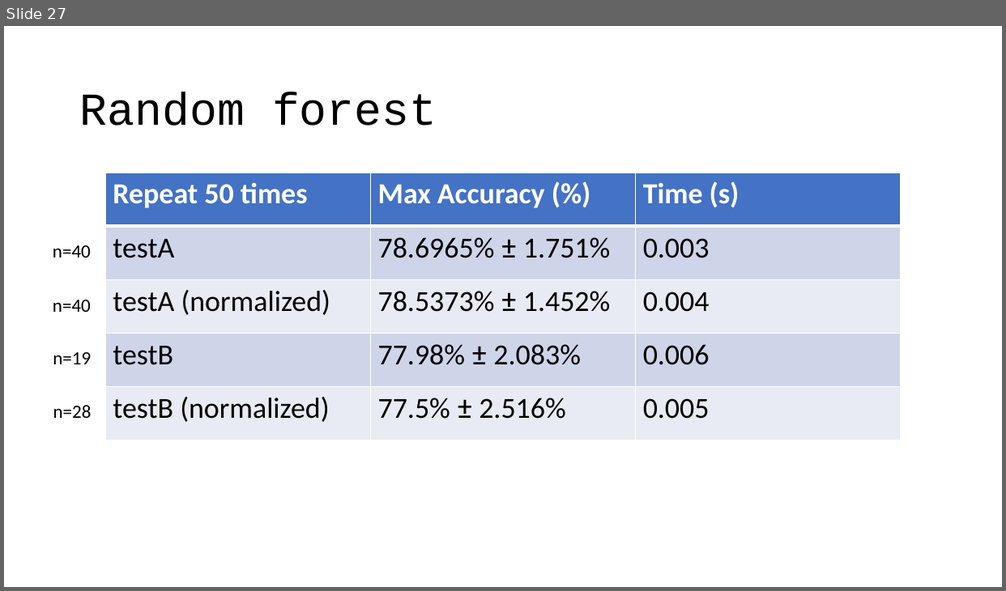
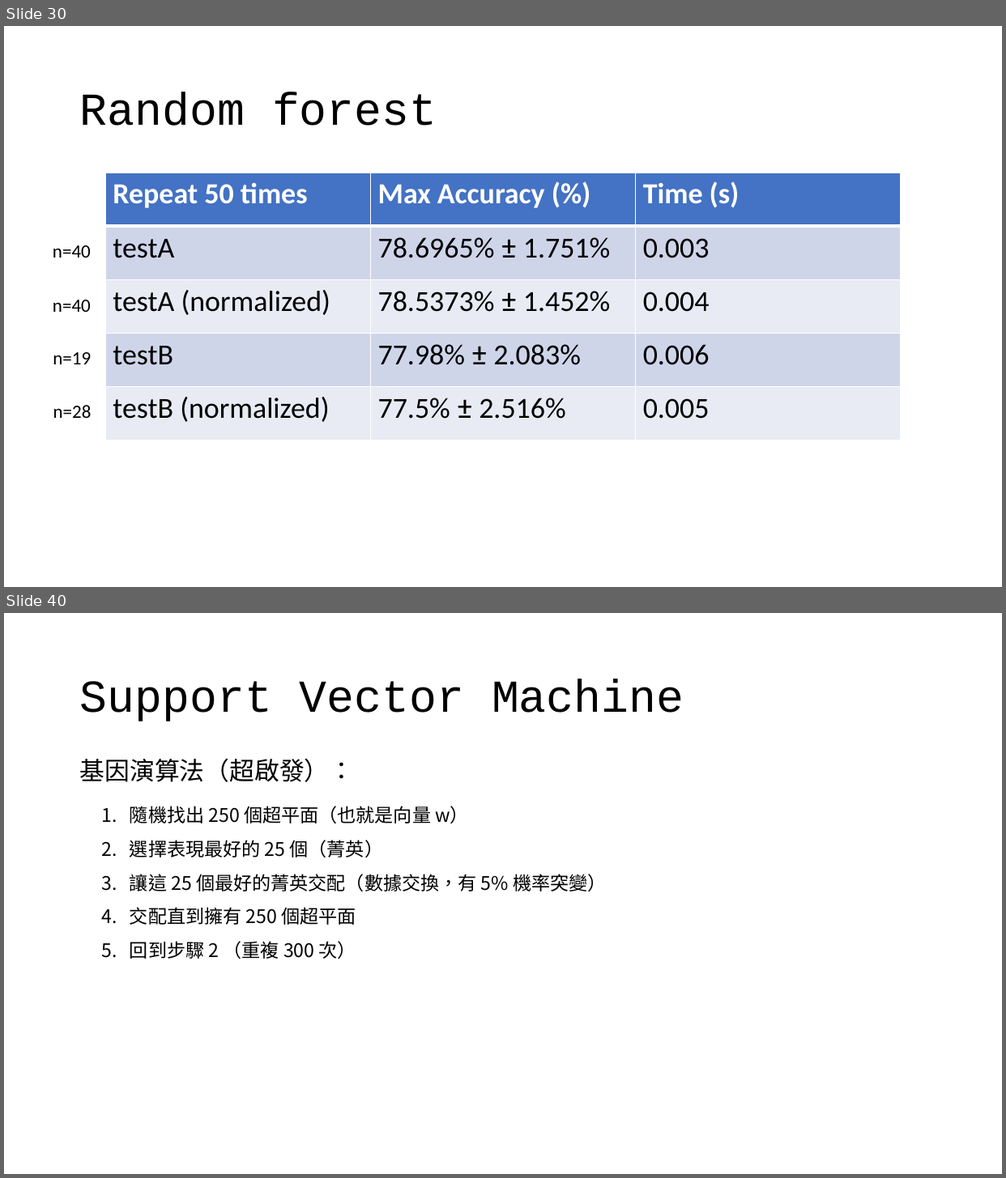
Before and after one commit to OEmiliatanO/CSE_data_mining, a slide deck: hw1/ppt/第八組.pptx. Shown one above the other, each under a label of ours: slide 27 before the commit, slides 30 and 40 after it; the slides between them are not shown. The pictures are 1006x591 and 1006x1178 pixels, drawn with LibreOffice and Linux fonts; fonts in the diff are those of the drawing. Boxes give left, top, right and bottom in pixels: in the first picture for what was removed or moved away, otherwise in the second. Text is boxed around its words. In the diff, an @@ line names an element or a change of style, - is before the commit and + after.

```diff
--- a/hw1/ppt/第八組.pptx
+++ b/hw1/ppt/第八組.pptx
@@ slide 40 added at (4, 613, 1002, 1174), background #FFFFFF @@
@@ title added at (80, 679, 684, 722), 44 pt, text #000000 @@
+Support Vector Machine
@@ text added at (80, 758, 355, 782), 24 pt, text #000000 @@
+基因演算法（超啟發）：
@@ text added at (130, 806, 606, 959), 18 pt, text #000000 @@
+1. 隨機找出 250 個超平面（也就是向量 w）
+2. 選擇表現最好的 25 個（菁英）
+3. 讓這 25 個最好的菁英交配（數據交換，有 5% 機率突變）
+4. 交配直到擁有 250 個超平面
+5. 回到步驟 2 （重複 300 次）
@@ what was slide 27 is now slide 30 @@
```
Also in this commit, not shown: 13 other slides added.
